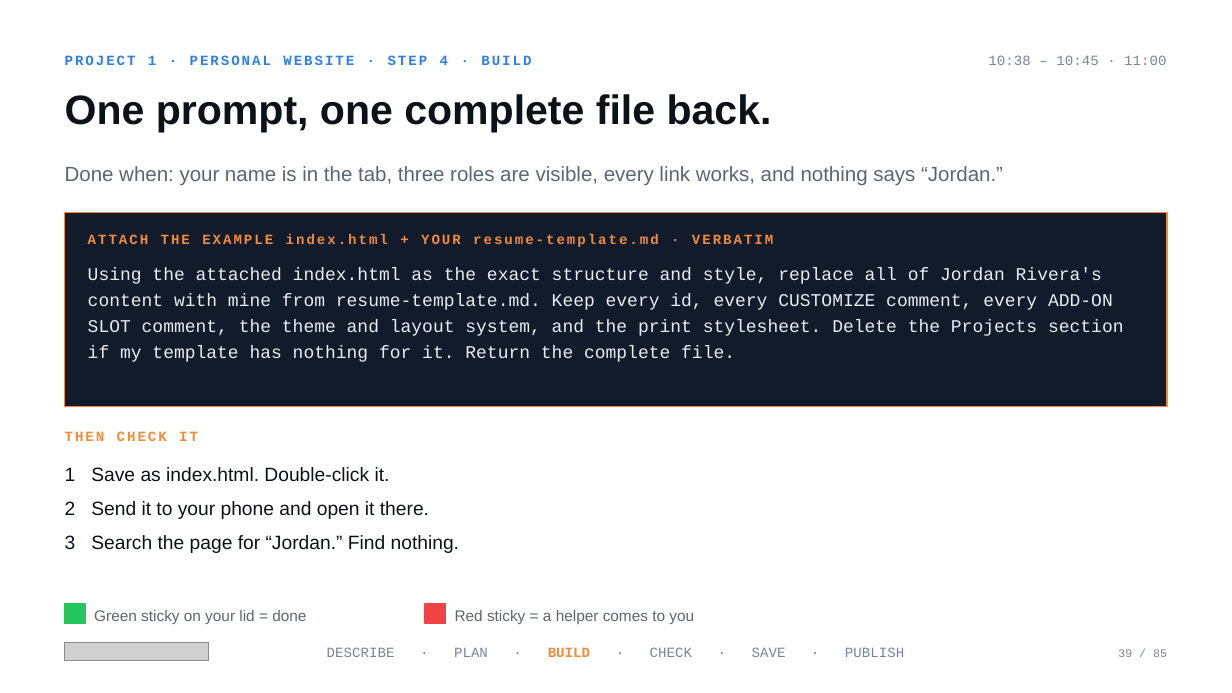
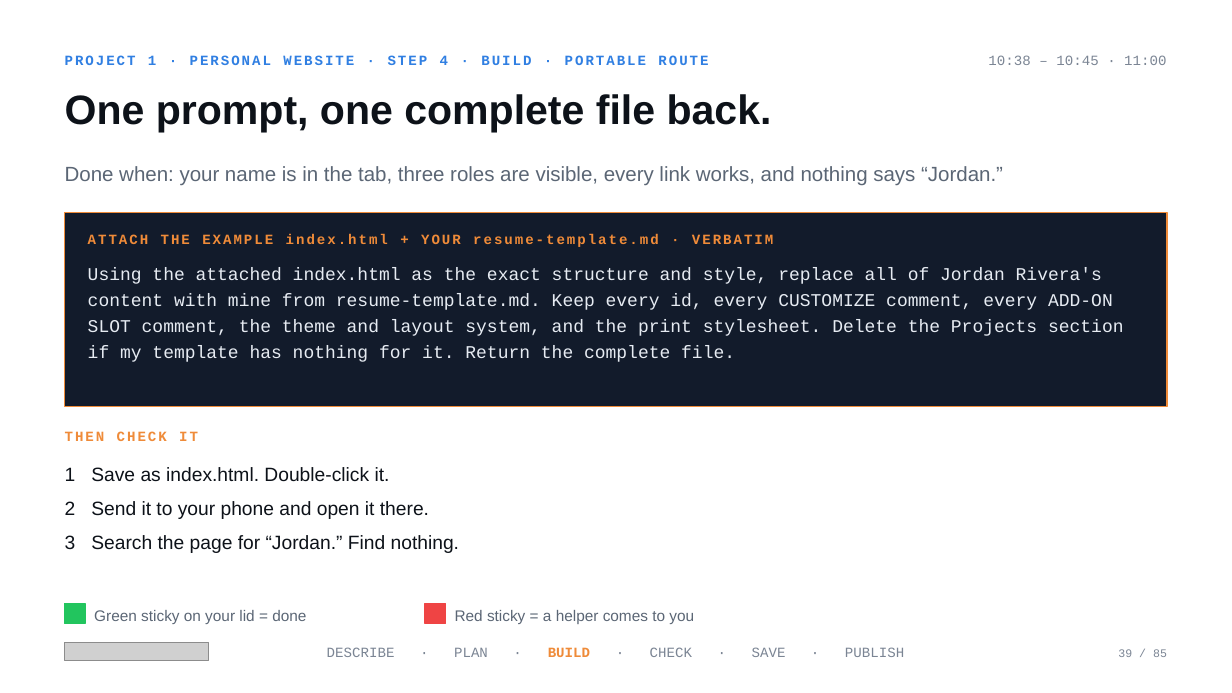
Before and after one commit to mrhinkle/Vibe-Coding-for-Non-Technical-Professionals, a slide deck: slide 39 of presentations/ato-2026-workshop/ato-2026-workshop.pptx. Drawn at 1232x693 pixels with LibreOffice and Linux fonts; fonts in the diff are those of the drawing; grey boxes stand for pictures. Boxes give left, top, right and bottom in pixels: in the first picture for what was removed or moved away, otherwise in the second. Text is boxed around its words. In the diff, an @@ line names an element or a change of style, - is before the commit and + after.

```diff
--- a/presentations/ato-2026-workshop/ato-2026-workshop.pptx
+++ b/presentations/ato-2026-workshop/ato-2026-workshop.pptx
@@ text at [65,55,708,65]: text changed @@
-PROJECT 1 · PERSONAL WEBSITE · STEP 4 · BUILD
+PROJECT 1 · PERSONAL WEBSITE · STEP 4 · BUILD · PORTABLE ROUTE
```
Also in this commit, not shown: 9 other slides changed, 18 other files.
